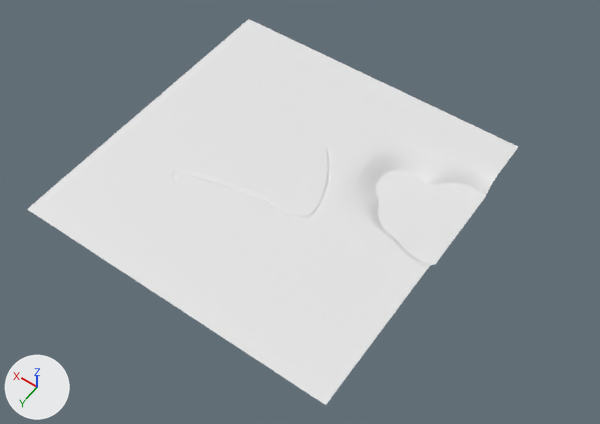
A saved change to the FBX model GDS6Final/Assets/Assets/terrain.fbx.
Camera for both pictures: a 50 mm camera at (-13.17, 6.89, 14.44) aimed at (-6.48, -2.48, -0.28). Arrows for +X, +Y and +Z are at lower left; the lights stay in place. Materials are left out; every surface is plain grey. Where no turn or scale is listed for an object, it has been applied to the vertices.

Script lines for the objects in view, before the commit:
```python
me_mesh = bpy.data.meshes.new('Mesh')
me_mesh.from_pydata(...)  # 20096 vertices, 19851 faces; spans x -9.65..-1.65, y -6.87..1.13, z -0.33..-0.01
me_mesh.materials.append(mat_terrain_material)
ob_terrainproper_mesh = bpy.data.objects.new('TerrainPROPER:Mesh', me_mesh)
ob_terrainproper_mesh.location = (0.0, 0.0, 0.0)
```
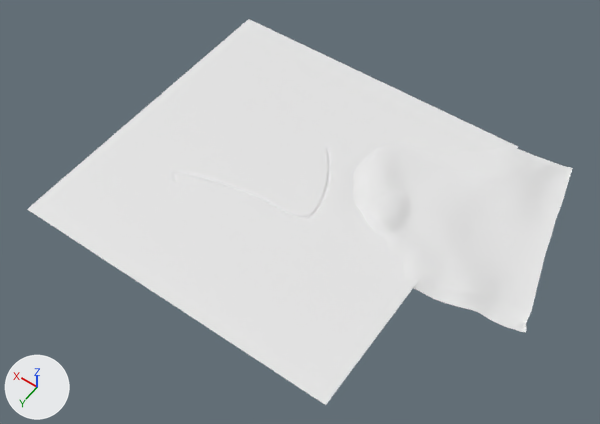
What differs and where, as boxes [x1, y1, x2, y2] in the pictures (600 x 424 px):
'pPlane1', added: after [353, 144, 573, 332]

The edits, one by one:
Mesh me_mesh_001 is new.
It has 22801 vertices, 22500 faces and spans x -0.501..0.504, y -0.067..0.044, z -0.501..0.5.
Object 'pPlane1' (ob_pplane1) is new; it shows me_mesh_001.
Its location is (-9.21, -4.32, -0.06).
Its rotation in degrees is (-90, 0, 13).
Its scale is (-4.61, -4.61, -4.61).
